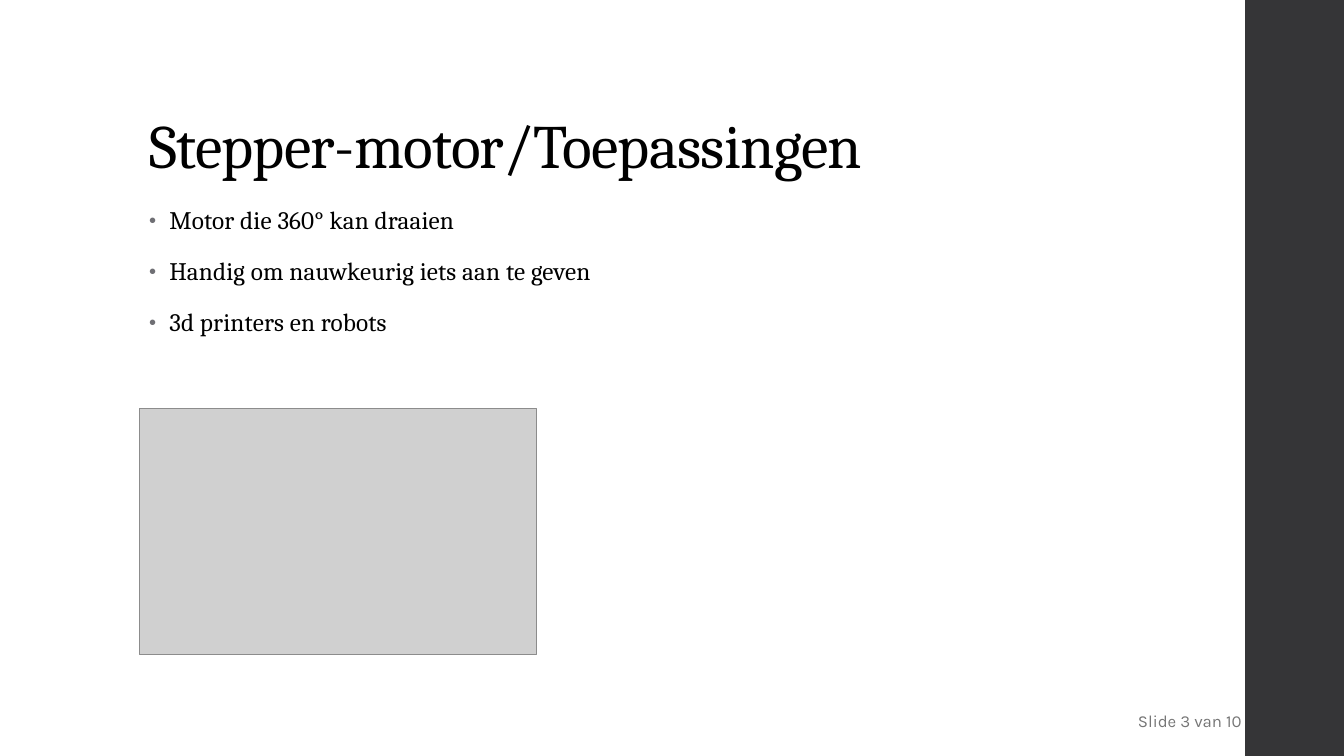
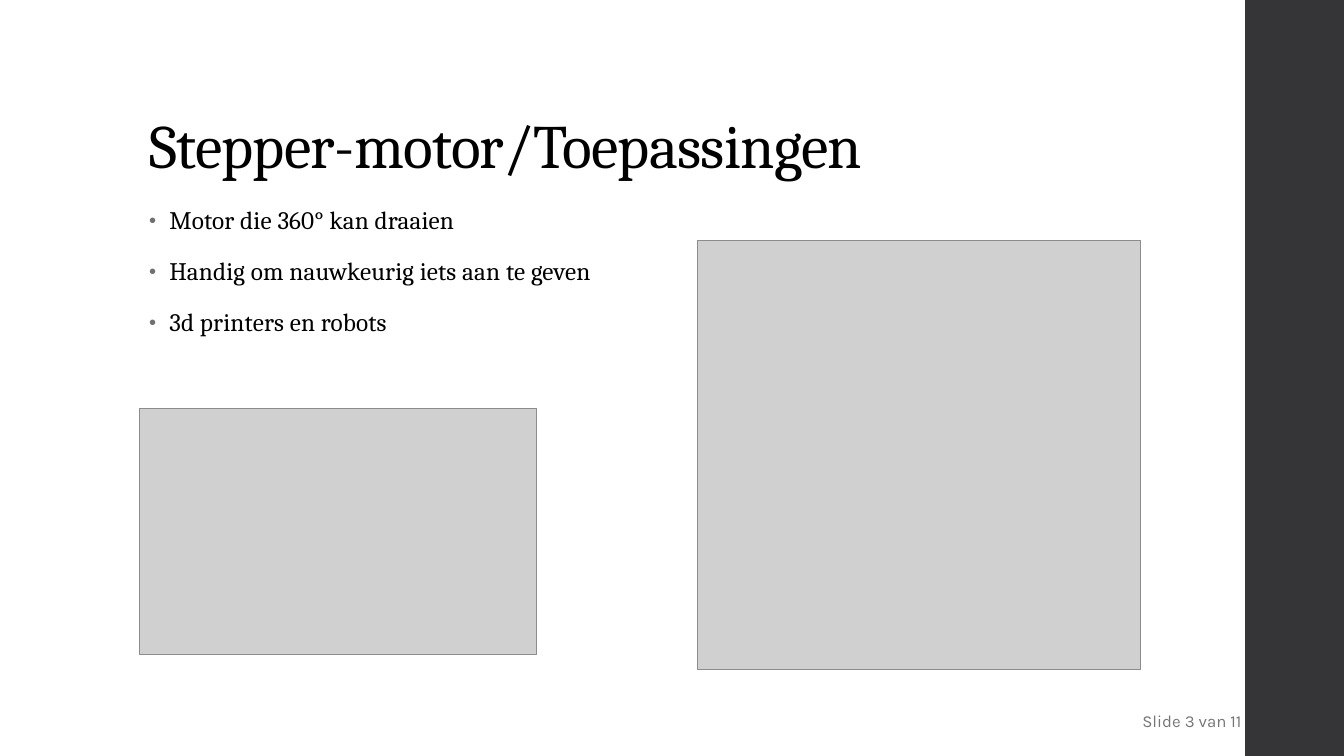
Before and after one commit to delamiro/Embedded-Stepper-Motor, a slide deck: slide 3 of docs/presentatie.odp. Drawn at 1344x756 pixels with LibreOffice and Linux fonts; fonts in the diff are those of the drawing; grey boxes stand for pictures. Boxes give left, top, right and bottom in pixels: in the first picture for what was removed or moved away, otherwise in the second. Text is boxed around its words. In the diff, an @@ line names an element or a change of style, - is before the commit and + after.

```diff
--- a/docs/presentatie.odp
+++ b/docs/presentatie.odp
@@ picture added at bbox=[698, 240, 1140, 669] @@
@@ text at bbox=[1142, 715, 1241, 727]: text changed @@
-Slide 3 van 10
+Slide 3 van 11
```
Also in this commit, not shown: 2 other slides changed, 2 slides added, 2 slides removed.
